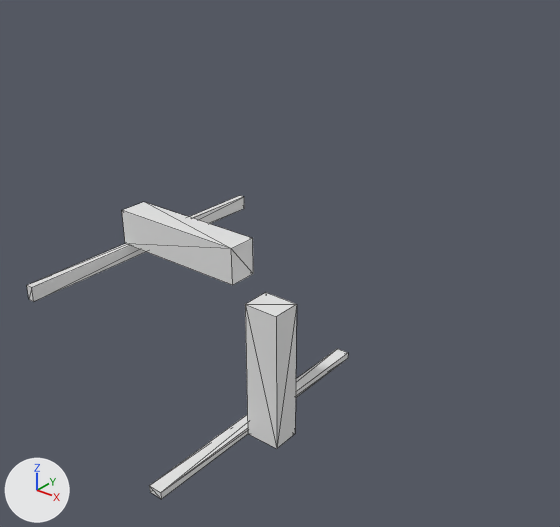
One commit to the OBJ model Data/bmc/tiles_structure/t_231.obj: the scene before it, then after it.
Camera for both pictures: a 50 mm lens placed at (1.457, -1.685, 1.165), pointed at (0.045, 0.08, 0.071). Every picture has the same lights, and +X, +Y and +Z are marked at lower left. Mesh edges are drawn as thin lines. Where no turn or scale is listed for an object, it has been applied to the vertices.

The first picture shows 't_231'.
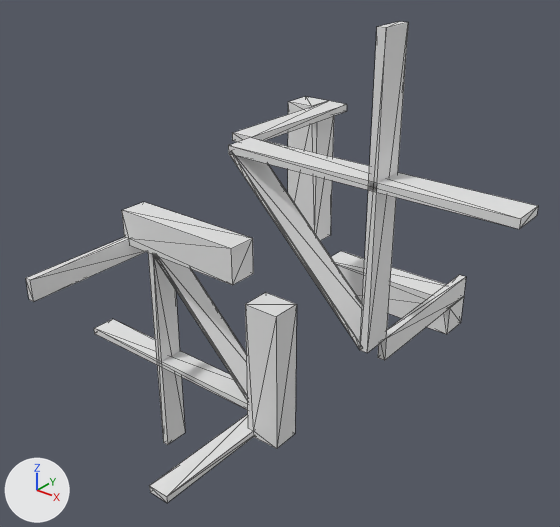
Boxes [x1, y1, x2, y2] around the edits, measured in the pictures (560 x 527 px):
't_231', reshaped (59% wider, 59% taller)
    before: [27, 196, 348, 499]
    after: [26, 21, 538, 503]
part 1 of me_t_231, added
    after: [228, 21, 538, 360]
part 2 of me_t_231, built on
    before: [27, 196, 348, 499]
    after: [26, 202, 277, 503]

The change, as a diff of the scene's bpy script:
```diff
--- a/Data/bmc/tiles_structure/t_231.obj.py
+++ b/Data/bmc/tiles_structure/t_231.obj.py
@@ me_t_231 @@
 # used by ob_t_231; location = (0.0, 0.0, 0.0)
-me_t_231.from_pydata(...)  # 32 vertices, 48 faces; spans x -0.5..0.175, y -0.5..0.5, z -0.5..0.175
+me_t_231.from_pydata(...)  # 248 vertices, 488 faces; spans x -0.875..0.875, y -0.5..0.5, z -0.875..0.875
+# me_t_231 part 1: a new loose piece of 124 vertices spanning x -0.175..0.875, y -0.1..0.5, z -0.175..0.875
+# me_t_231 part 2
+# 13 vertices are removed from x -0.5..0.05, y -0.5..0.5, z -0.5..0.05
+# 41 faces are deleted
+# 3 vertices move from x -0.475..0.05, y -0.5, z -0.5..0.05 to x -0.5..0.075, y -0.5, z -0.5..0.075
+# 80 vertices are added at x -0.875..0.075, y -0.5..0.1, z -0.875..0.075
+# 7 new vertices lie (0.0, 0.5, 0.0) away from vertices in x -0.5..0.05, y -0.5, z -0.5..0.05
+# 6 new vertices lie (-0.059, 0.0, 0.059) away from vertices in x -0.069..-0.06, y 0.0..0.1, z -0.425..-0.416
+# 6 new vertices lie (0.059, 0.0, -0.059) away from vertices in x -0.425..-0.416, y 0.0..0.1, z -0.069..-0.06
+# 6 new vertices lie (0.119, 0.0, -0.119) away from vertices in x -0.366..-0.358, y 0.0..0.1, z -0.128..-0.12
+# 237 new faces join them
```
